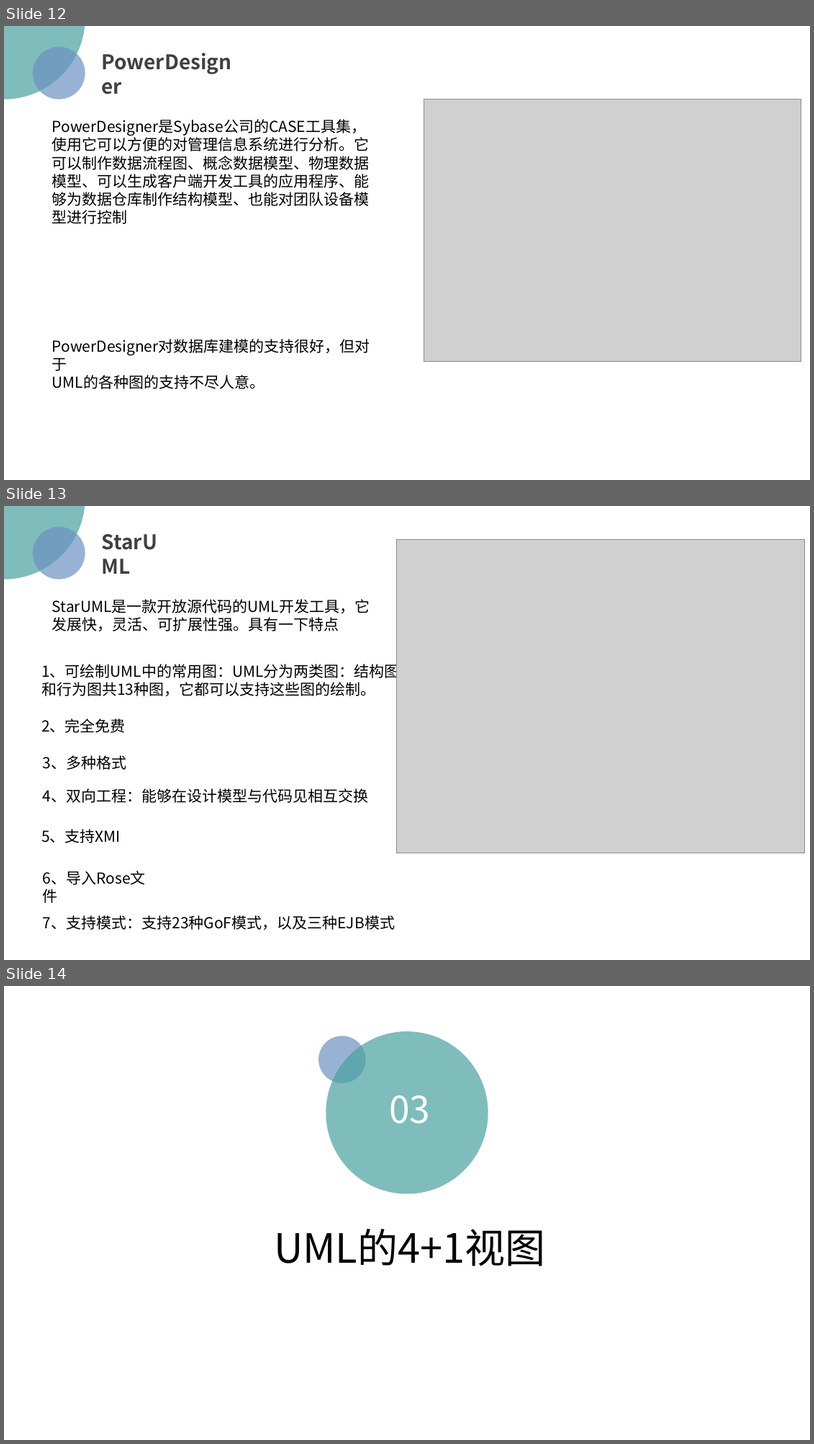
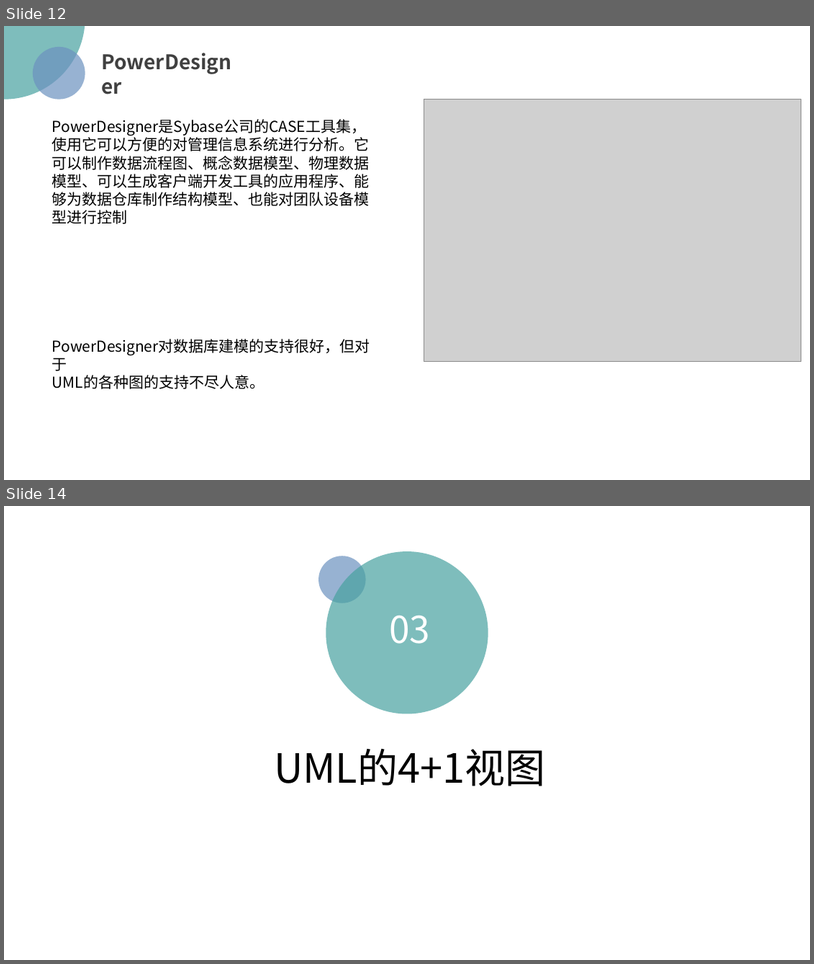
Before and after one commit to PRD2018/PRD2018-G15, a slide deck: 受控文档/02-其他任务/[PRD-15]UML概述.pptx. Shown one above the other, each under a label of ours: slides 12, 13 and 14 before the commit, slides 12 and 14 after it; the slides between them are not shown. The pictures are 814x1444 and 814x964 pixels, drawn with LibreOffice and Linux fonts; fonts in the diff are those of the drawing; grey boxes stand for pictures; background and template pictures are left out. Boxes give left, top, right and bottom in pixels: in the first picture for what was removed or moved away, otherwise in the second. Text is boxed around its words. In the diff, an @@ line names an element or a change of style, - is before the commit and + after.

```diff
--- a/受控文档/02-其他任务/[PRD-15]UML概述.pptx
+++ b/受控文档/02-其他任务/[PRD-15]UML概述.pptx
@@ slide 13 removed at (x1=4, y1=506, x2=810, y2=960), background picture (left out) @@
@@ ellipse removed at (x1=4, y1=506, x2=85, y2=579) @@
@@ ellipse removed at (x1=32, y1=527, x2=85, y2=579) @@
@@ text removed at (x1=96, y1=527, x2=180, y2=557) @@
-StarUML
@@ picture removed at (x1=397, y1=539, x2=805, y2=852) @@
@@ text removed at (x1=52, y1=599, x2=370, y2=631) @@
-StarUML是一款开放源代码的UML开发工具，它发展快，灵活、可扩展性强。具有一下特点
@@ text removed at (x1=41, y1=662, x2=400, y2=696) @@
-1、可绘制UML中的常用图：UML分为两类图：结构图
-和行为图共13种图，它都可以支持这些图的绘制。
@@ text removed at (x1=41, y1=718, x2=126, y2=733) @@
-2、完全免费
@@ text removed at (x1=43, y1=755, x2=127, y2=770) @@
-3、多种格式
@@ text removed at (x1=43, y1=788, x2=369, y2=803) @@
-4、双向工程：能够在设计模型与代码见相互交换
@@ text removed at (x1=41, y1=829, x2=121, y2=843) @@
-5、支持XMI
@@ text removed at (x1=43, y1=870, x2=146, y2=885) @@
-6、导入Rose文件
@@ text removed at (x1=43, y1=915, x2=395, y2=929) @@
-7、支持模式：支持23种GoF模式，以及三种EJB模式
```
Also in this commit, not shown: 21 slides changed, 1 slide added, 2 other files.
